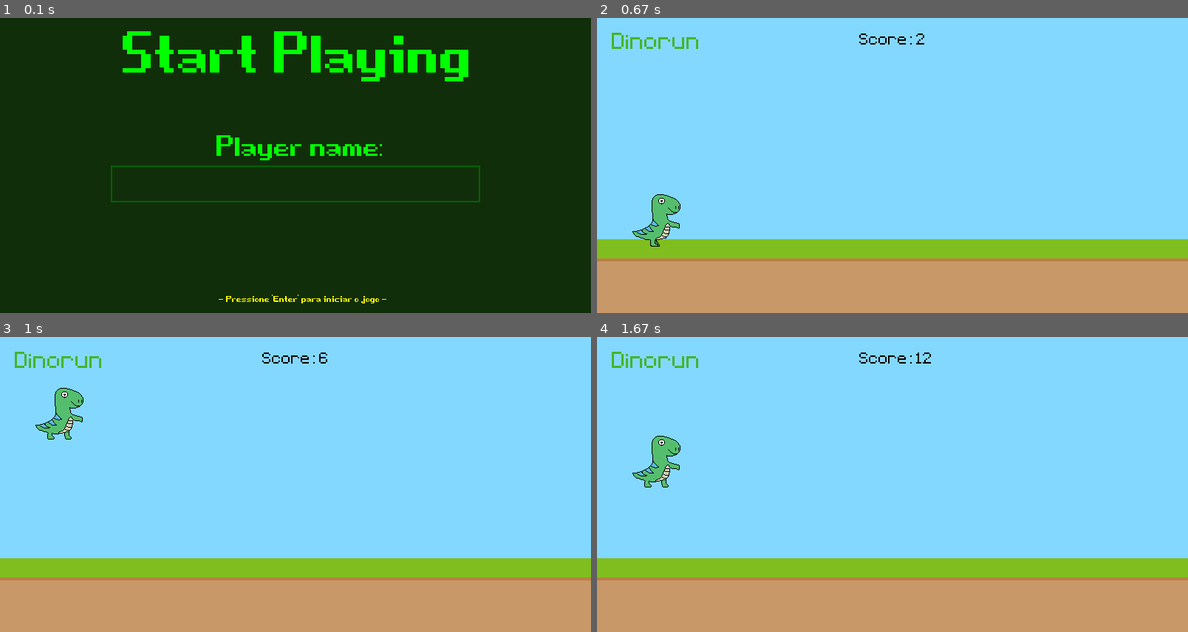
Above: before the commit, frames 1-4 (two rows, left to right).
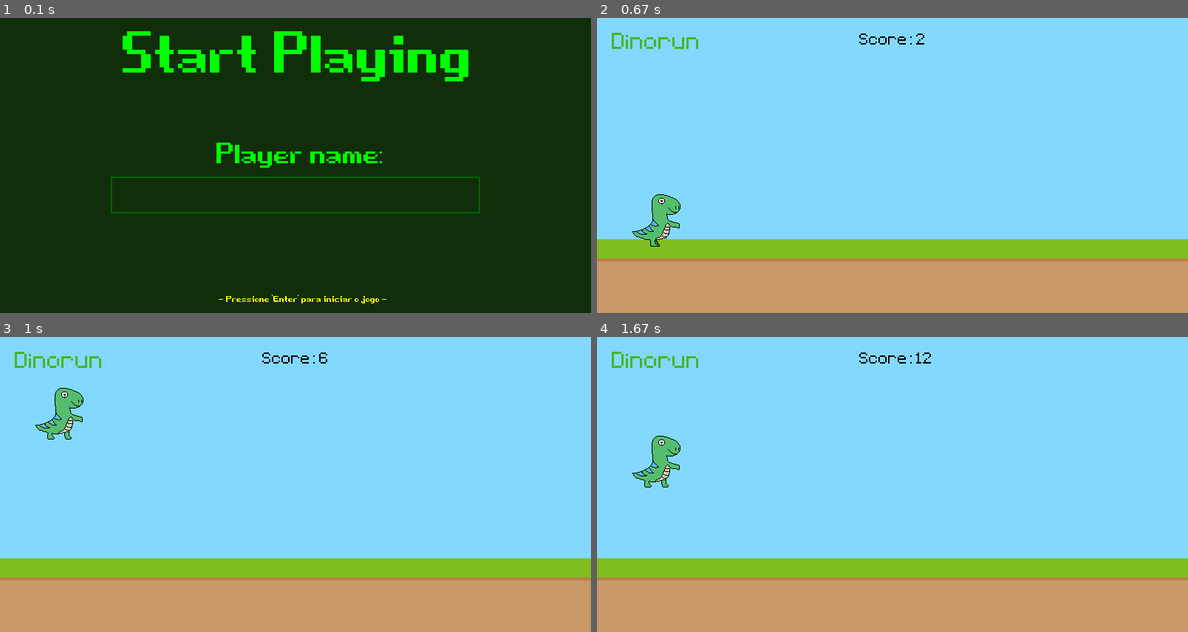
Above: after the commit, the same moments.

Repository: Casterrr/dinorun
Game: pygame game, started from main.py
Two runs of this game, one before a commit and one after it. Both use one fixed random seed, a clock stepped at 60 frames per second and the inputs below.
Inputs:
- Up to frame 1 (0.1 s): no input
- Up to frame 2 (0.67 s): tap Enter at 0.33 s
- Up to frame 3 (1 s): hold Up from 0.67 s (still down)
- Up to frame 4 (1.67 s): release Up at 1.13 s; hold Up from 1.55 s (still down)

The runs differ from the first frame. In frame 1, 2.2% of the frame differs, in the area x 18-82%, y 39-67%; in frame 2, nothing differs; in frame 3, nothing differs; in frame 4, nothing differs.

Commit message:
caixa do top ranking criada

Diff:
--- a/classes/game_over_screen.py
+++ b/classes/game_over_screen.py
@@ -22,20 +22,51 @@
         Adiciona imagens/objetos/elementos à tela - tela do jogo durante a tela final (após à jogatina).
         '''
 
-        texto_score_final = fonte_principal(50).render(f"{self.jogador.nome}: {self.jogador.score}", False, 'Green')
-        retangulo_texto_score_final = texto_score_final.get_rect()
+        def adiciona_conteudo_estatico():
+            '''
+            Adiciona conteúdo da tela de game over que nunca é alterado (possui sempre os mesmos valores).
+            '''
 
-        #Posição do texto no centro da tela.
-        posicao_retangulo_do_texto_score_final = ( int((self._largura - retangulo_texto_score_final.size[0]) / 2), 120)
+            conteudo = [ (self.texto_de_fim_de_jogo, (215, -20)),
+                        (self.texto_instrutivo_reiniciar_jogo, (290, 370)) ]
 
-        conteudo_da_tela = [ (self.texto_de_fim_de_jogo, (215, -20)),
-                             (texto_score_final, posicao_retangulo_do_texto_score_final),
-                             (self.texto_instrutivo_reiniciar_jogo, (290, 370)) ]
+            self.screen.fill('#112e0a')
 
-        self.screen.fill('#112e0a')
+            for objeto in conteudo:
+                self.screen.blit(objeto[0], objeto[1])
 
-        for objeto in conteudo_da_tela:
-            self.screen.blit(objeto[0], objeto[1])
+        def adiciona_conteudo_dinamico():
+            '''
+            Adiciona conteúdo da tela de game over que é alterado (possui seus valores passíveis de alteração).
+            '''
+
+            #Adiciona na tela score final do ultimo jogador.
+            pontuacao = fonte_principal(50).render(f"{self.jogador.nome}: {self.jogador.score}", False, 'Orange')
+            self.screen.blit(pontuacao, pontuacao.get_rect(center=(self._largura/2, 120)))
+
+            #Exibe moldura do top ranking.
+            quadro_top_ranking = py.Rect(175, 160, 450, 200)
+            py.draw.rect(self.screen, '#44b528', quadro_top_ranking, 2)
+
+            #Adiciona na tela cabeçalho do top ranking.
+            texto_high_score = fonte_principal(40).render(f"HIGH SCORES", False, '#44b528')
+            retangulo_high_score = texto_high_score.get_rect(center=(quadro_top_ranking.center[0], 190))
+            self.screen.blit(texto_high_score, retangulo_high_score)
+
+            #Adiciona na tela a pontuação em primeiro lugar.
+            texto_primeiro_lugar = fonte_principal(35).render(f"1st", False, '#44b528')
+            self.screen.blit(texto_primeiro_lugar, (190, 235))
+
+            #Adiciona na tela a pontuação em segundo lugar.
+            texto_segundo_lugar = fonte_principal(35).render(f"2nd", False, '#44b528')
+            self.screen.blit(texto_segundo_lugar, (190, 275))
+
+            #Adiciona na tela a pontuação em terceiro lugar.
+            texto_terceiro_lugar = fonte_principal(35).render(f"3rd", False, '#44b528')
+            self.screen.blit(texto_terceiro_lugar, (190, 315))
+
+        adiciona_conteudo_estatico()
+        adiciona_conteudo_dinamico()
 
     def exibe_tela_final_de_jogo(self):
         '''
@@ -72,19 +103,23 @@
 
             pass
 
-    def exibe_ranking(self, ranking_file):
+    def get_top_ranking(self, ranking_file):
         '''
         Exibe ranking (Top 5 Pontuações).
         '''
 
-        pass
+        def get_first_place():
+            pass
 
-    def exibe_pontuacao_jogador(self):
-        '''
-        Exibe pontuação final do ultimo jogador.
-        '''
+        def get_second_place():
+            pass
 
-        pass
+        def get_third_place():
+            pass
+
+        get_first_place()
+        get_second_place()
+        get_third_place()
 
     def restart_game(self):
         '''
--- a/classes/start_screen.py
+++ b/classes/start_screen.py
@@ -17,7 +17,7 @@
         self.texto_instrutivo_iniciar_jogo = fonte_tela_inicial_ou_final(30).render("- Pressione 'Enter' para iniciar o jogo -", False, 'Yellow')
         self.texto_input_box = fonte_tela_inicial_ou_final(100).render("Player name:", False, 'Green')
 
-        self.input_box_nome_do_jogador = Input_Box(150,200,500,50)
+        self.input_box_nome_do_jogador = Input_Box(150, 215, 500, 50)
         self.jogador = Player()
 
     def adiciona_conteudo_tela_de_inicio(self):
@@ -26,7 +26,7 @@
         '''
 
         conteudo_da_tela = [ (self.texto_da_tela_de_incio, (160, -20)),
-                             (self.texto_input_box, (290, 140)),
+                             (self.texto_input_box, (290, 150)),
                              (self.texto_instrutivo_iniciar_jogo,
                              (295, 370)) ]
 
